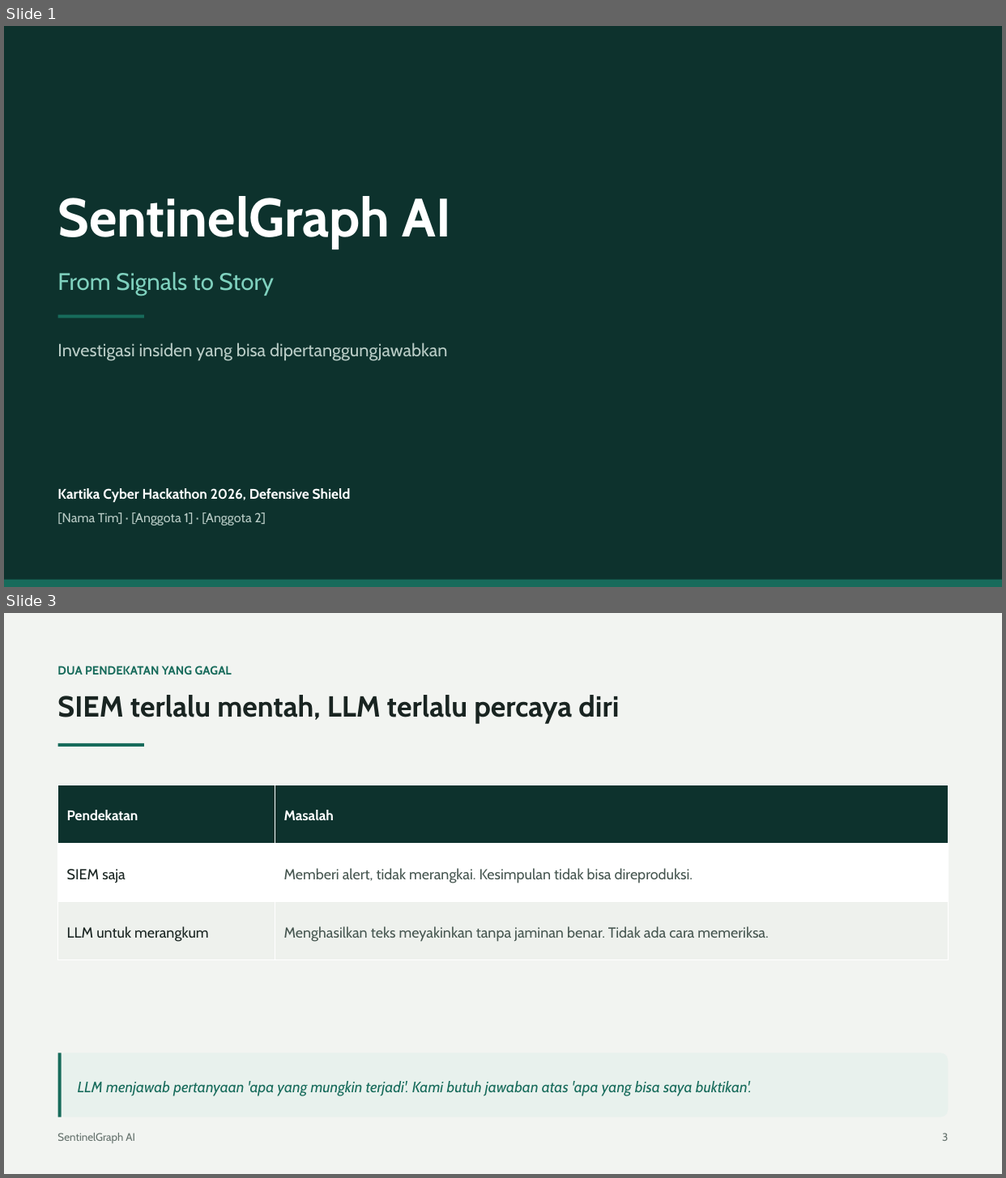
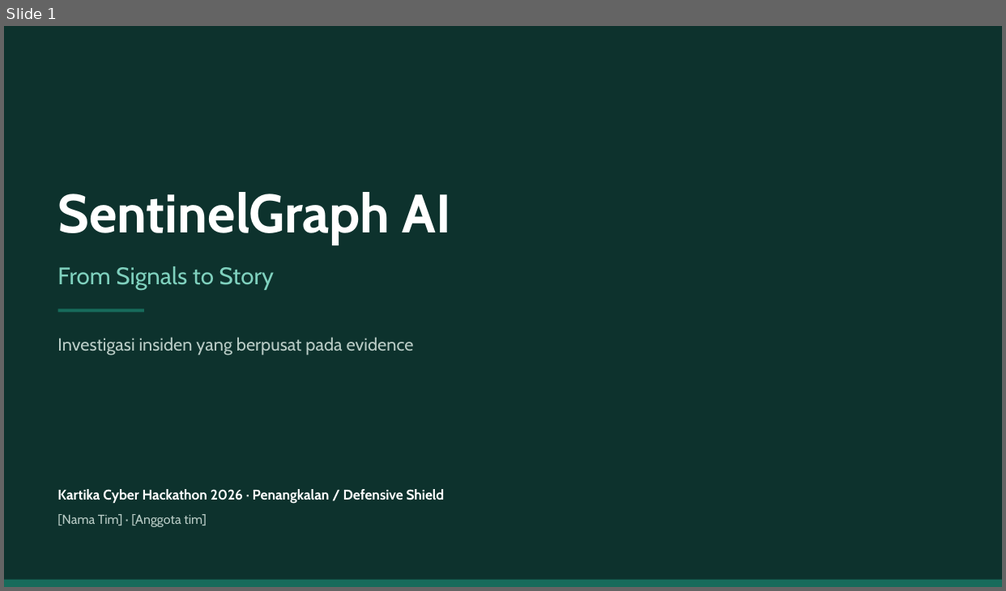
Before and after one commit to jackkd414-source/sentinel-graph-ai, a slide deck: docs/presentation/SentinelGraph-AI-slides.pptx. Shown one above the other, each under a label of ours: slides 1 and 3 before the commit, slide 1 after it; the slides between them are not shown. The pictures are 1006x1178 and 1006x591 pixels, drawn with LibreOffice and Linux fonts; fonts in the diff are those of the drawing. Boxes give left, top, right and bottom in pixels: in the first picture for what was removed or moved away, otherwise in the second. Text is boxed around its words. In the diff, an @@ line names an element or a change of style, - is before the commit and + after.

```diff
--- a/docs/presentation/SentinelGraph-AI-slides.pptx
+++ b/docs/presentation/SentinelGraph-AI-slides.pptx
@@ slide 3 removed at (x1=4, y1=613, x2=1002, y2=1174), background #FFFFFF @@
@@ rectangle removed at (x1=4, y1=613, x2=1002, y2=1174) @@
@@ text removed at (x1=57, y1=666, x2=232, y2=675) @@
-DUA PENDEKATAN YANG GAGAL
@@ text removed at (x1=57, y1=695, x2=619, y2=724) @@
-SIEM terlalu mentah, LLM terlalu percaya diri
@@ rectangle removed at (x1=58, y1=743, x2=144, y2=747) @@
@@ table removed at (x1=58, y1=786, x2=948, y2=960), 3 rows, 2 columns @@
-Pendekatan | Masalah
-SIEM saja | Memberi alert, tidak merangkai. Kesimpulan tidak bisa direproduksi.
-LLM untuk merangkum | Menghasilkan teks meyakinkan tanpa jaminan benar. Tidak ada cara memeriksa.
@@ rounded rectangle removed at (x1=58, y1=1053, x2=948, y2=1118) @@
@@ rectangle removed at (x1=58, y1=1053, x2=61, y2=1118) @@
@@ text removed at (x1=78, y1=1081, x2=752, y2=1097) @@
-LLM menjawab pertanyaan 'apa yang mungkin terjadi'. Kami butuh jawaban atas 'apa yang bisa saya buktikan'.
@@ text removed at (x1=57, y1=1133, x2=135, y2=1144) @@
-SentinelGraph AI
@@ text removed at (x1=942, y1=1133, x2=948, y2=1141) @@
-3
@@ slide 1 changed as well @@
@@ text "SentinelGraph AI" moved from (x1=57, y1=196, x2=452, y2=249) to (x1=57, y1=192, x2=452, y2=245) @@
@@ text "From Signals to Story" moved from (x1=57, y1=272, x2=274, y2=296) to (x1=57, y1=267, x2=274, y2=290) @@
@@ rectangle moved from (x1=58, y1=315, x2=144, y2=318) to (x1=58, y1=309, x2=144, y2=312) @@
@@ text at (x1=57, y1=337, x2=414, y2=356): text changed @@
-Investigasi insiden yang bisa dipertanggungjawabkan
+Investigasi insiden yang berpusat pada evidence
@@ text at (x1=57, y1=489, x2=445, y2=527): text changed @@
-Kartika Cyber Hackathon 2026, Defensive Shield
-[Nama Tim] · [Anggota 1] · [Anggota 2]
+Kartika Cyber Hackathon 2026 · Penangkalan / Defensive Shield
+[Nama Tim] · [Anggota tim]
```
Also in this commit, not shown: 5 other slides changed, 4 slides added, 3 other slides removed, 2 other files.
